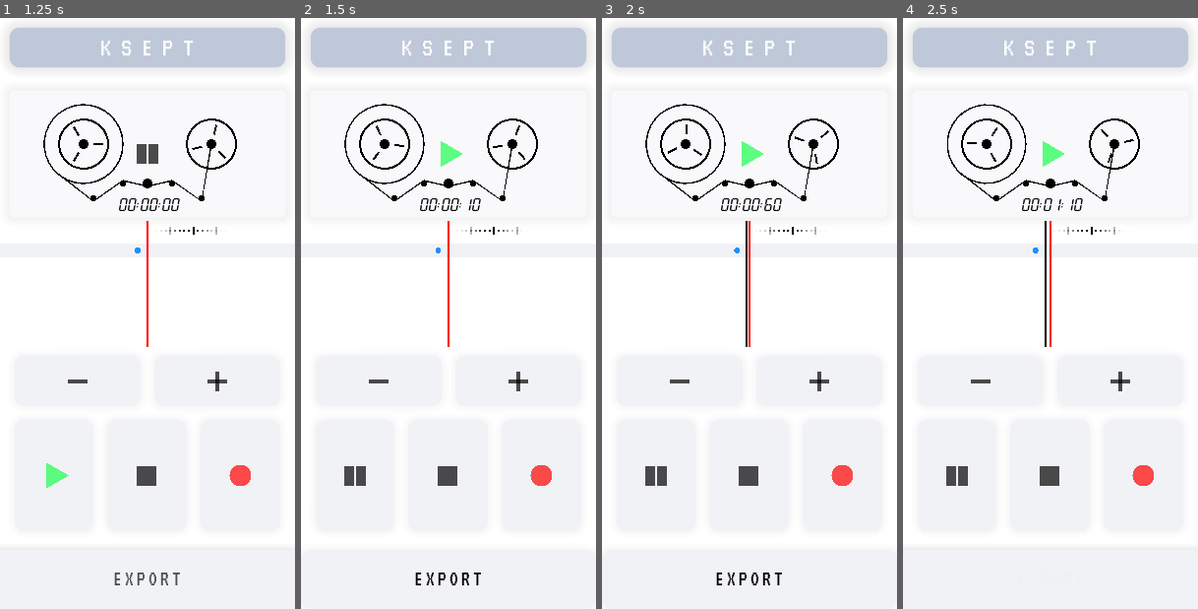
Above: before the commit, frames 1-4 (left to right).
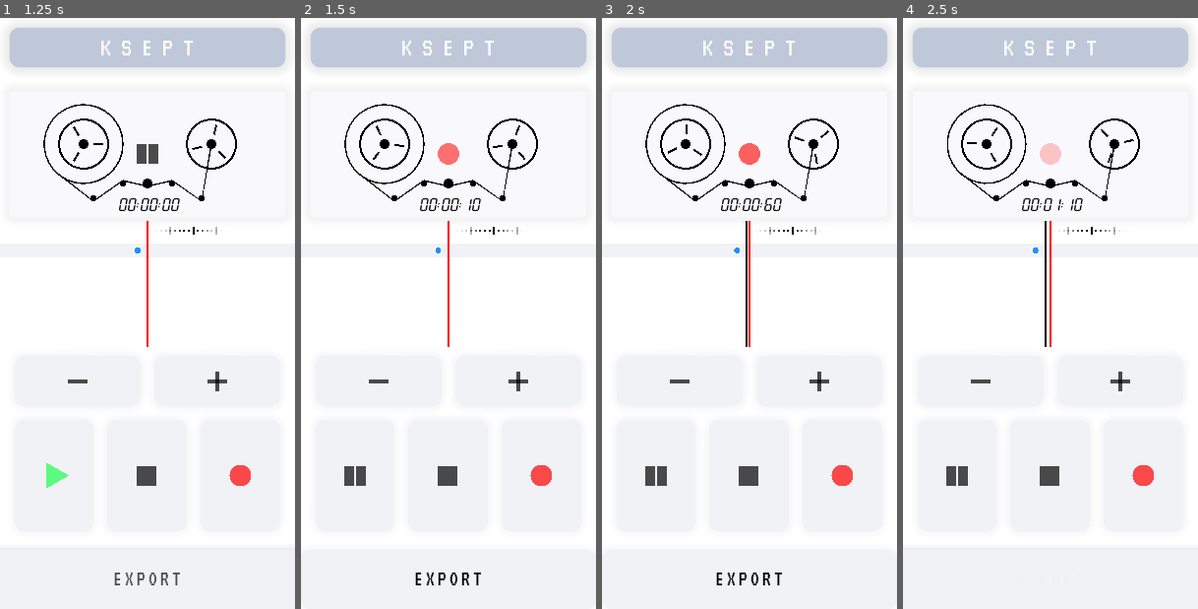
Above: after the commit, the same moments.

Repository: kahagino/ksept_recorder
Game: Godot game, scene res://scenes/main.tscn
Same seed, same stepped clock (60 frames per second), same inputs: the game is played once before the commit and once after it.
Inputs (mouse positions are in pixels of both pictures, inside the frame that each line leads up to):
- Up to frame 1 (1.25 s): click (76, 378) at 0.52 s
- Up to frame 2 (1.5 s): click "EXPORT" at 1.25 s
- Up to frame 3 (2 s): no input
- Up to frame 4 (2.5 s): drag from (1050, 283) to (1080, 183) at 2.02 s

Frame 1 is identical in both runs. In frame 2, 0.2% of the frame differs, in the area x 46-55%, y 20-26%; in frame 3, 0.2%; in frame 4, 0.2%.

Commit message:
🎨 ui dynamic icon for export

Diff:
--- a/src/audio_manager.gd
+++ b/src/audio_manager.gd
@@ -106,6 +106,8 @@
 			$TrackManager.add_stream_to_track(recording)
 			play_pause()
 			emit_signal("audio_pause")
+		else:
+			$TrackManager.end_export()
 	else:
 		reset_cursor()
 		emit_signal("audio_pause")
@@ -160,7 +162,7 @@
 
 	stop()
 	is_exporting = false
-	emit_signal("export_state_changed", is_exporting)
+	emit_signal("export_state_changed")
 
 func _on_export_ready()->void:
 	print("export ready to be saved")
@@ -178,7 +180,7 @@
 			if !effect.is_recording_active():
 				effect.set_recording_active(true)
 				is_exporting = true
-				emit_signal("export_state_changed", is_exporting)
+				emit_signal("export_state_changed")
 
 func _on_CursorTimer_timeout()->void:
 	cursor += $CursorTimer.wait_time
--- a/src/track_manager.gd
+++ b/src/track_manager.gd
@@ -84,11 +84,12 @@
 	print("exporting...")
 
 
-func _end_export()->void:
+func end_export()->void:
 	for track in tracks:
 		track.set_bus("Master")
 	print("moved each track to bus Master")
 	mode = MODE.EDIT
+	emit_signal("export_ready")
 
 func _on_track_finished()->void:
 	match mode:
@@ -103,8 +104,7 @@
 
 func _check_export_finished()->void:
 	if exportedNumber >= _get_number_of_defined_tracks():
-		_end_export()
-		emit_signal("export_ready") # merged streams ready to be saved
+		end_export()
 
 func _get_number_of_defined_tracks()->int:
 	var counter = 0
--- a/ui_components/K7Panel.gd
+++ b/ui_components/K7Panel.gd
@@ -10,7 +10,7 @@
 
 var MAX_CURSOR:float = 10.0 # max k7 ui time in seconds
 
-enum UI_AUDIO_STATES {RECORD, PLAY, PAUSE}
+enum UI_AUDIO_STATES {RECORD, PLAY, PAUSE, EXPORT}
 var ui_audio_state = UI_AUDIO_STATES.PAUSE
 
 func _ready():
@@ -18,6 +18,7 @@
 	Global.audio_manager.connect("record_started", self, "_on_record_started")
 	Global.audio_manager.connect("audio_play", self, "_on_audio_play")
 	Global.audio_manager.connect("audio_pause", self, "_on_audio_pause")
+	Global.audio_manager.connect("export_state_changed", self, "_on_export_state_changed")
 
 func _draw():
 	var left_tube_pos = center + Vector2(-65, -10)
@@ -82,6 +83,8 @@
 			_draw_play(pos)
 		UI_AUDIO_STATES.PAUSE:
 			_draw_pause(pos)
+		UI_AUDIO_STATES.EXPORT:
+			_draw_export(pos)
 
 func _draw_pause(pos_center:Vector2)->void:
 	draw_line(pos_center + Vector2(-6, -10), pos_center + Vector2(-6, 10), Color(0, 0, 0, 0.7), 10.0)
@@ -89,6 +92,10 @@
 
 func _draw_record(pos_center:Vector2)->FuncRef:
 	return draw_circle(pos_center, 11, Color(1, 0, 0, 0.7))
+
+func _draw_export(pos_center:Vector2)->FuncRef:
+	var alpha = Global.map(sin(4*Global.get_cursor_pos()), -1, 1, 0.2, 0.7)
+	return draw_circle(pos_center, 11, Color(1, 0, 0, alpha))
 
 func _draw_play(pos_center:Vector2)->FuncRef:
 	return draw_polygon([
@@ -120,6 +127,9 @@
 func _on_audio_pause():
 	ui_audio_state = UI_AUDIO_STATES.PAUSE
 
+func _on_export_state_changed()->void:
+	ui_audio_state = UI_AUDIO_STATES.EXPORT
+
 func _get_chrono_text()->String:
 	var cursor_pos:float = Global.get_cursor_pos()
 	var mins:int = int(cursor_pos / 60.0)
@@ -130,6 +140,5 @@
 	var millis_str = "%0-2d" % millis
 	return mins_str + ":" + secs_str + ":" + millis_str
 
-
 func _on_K7Panel_resized():
 	center = rect_size / 2
